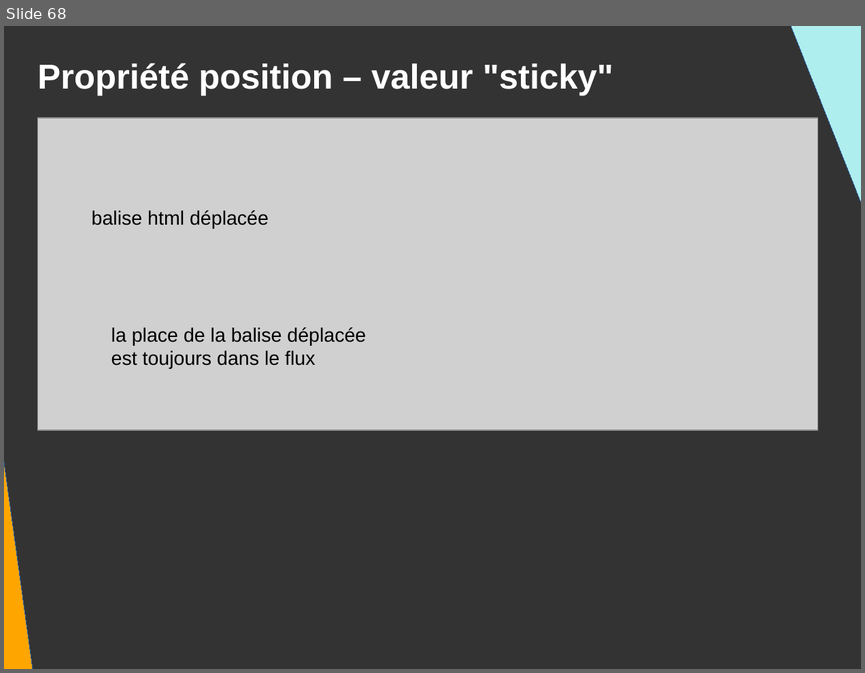
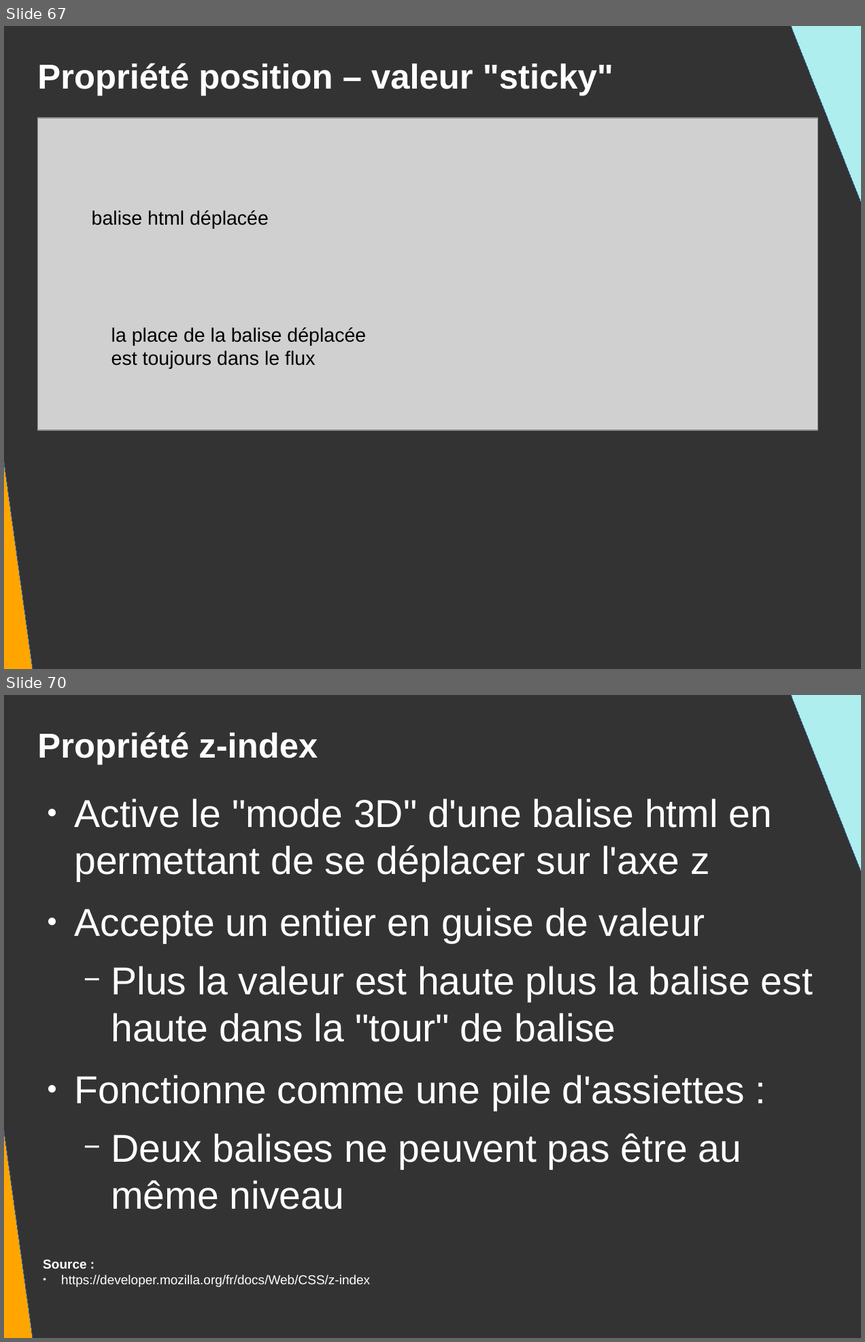
Before and after one commit to DanYellow/presentations, a slide deck: mmi/html/travaux-pratiques/numero-2/presentation.odp. Shown one above the other, each under a label of ours: slide 68 before the commit, slides 67 and 70 after it; the slides between them are not shown. The pictures are 865x673 and 865x1342 pixels, drawn with LibreOffice and Linux fonts; fonts in the diff are those of the drawing; grey boxes stand for pictures. Boxes give left, top, right and bottom in pixels: in the first picture for what was removed or moved away, otherwise in the second. Text is boxed around its words. In the diff, an @@ line names an element or a change of style, - is before the commit and + after.

```diff
--- a/mmi/html/travaux-pratiques/numero-2/presentation.odp
+++ b/mmi/html/travaux-pratiques/numero-2/presentation.odp
@@ slide 70 added at [4,695,861,1338], background #333333 @@
@@ right triangle added at [781,695,861,1004], fill #AFEEEE, outline #3465A4 0 pt @@
@@ title added at [37,732,317,764], 32 pt, text #FFFFFF, bold @@
+Propriété z-index
@@ right triangle added at [4,794,35,1338], fill #FFA500, outline #3465A4 0 pt @@
@@ text added at [74,798,813,1209], 36 pt, text #FFFFFF @@
+● Active le "mode 3D" d'une balise html en permettant de se déplacer sur l'axe z
+● Accepte un entier en guise de valeur
+  − Plus la valeur est haute plus la balise est haute dans la "tour" de balise
+● Fonctionne comme une pile d'assiettes :
+  − Deux balises ne peuvent pas être au même niveau
@@ text added at [43,1259,370,1287], 12 pt, text #FFFFFF @@
+Source :
+● https://developer.mozilla.org/fr/docs/Web/CSS/z-index
@@ what was slide 68 is now slide 67 @@
```
Also in this commit, not shown: 2 slides changed, 3 other slides added, 1 slide removed, 6 other files.
